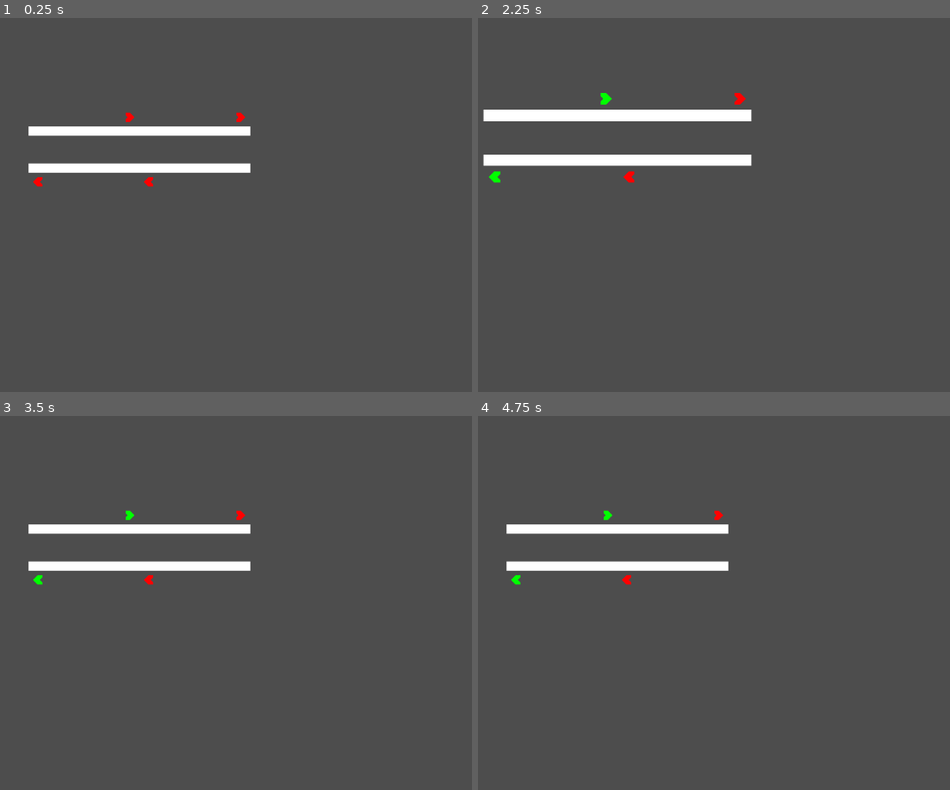
Above: before the commit, frames 1-4 (two rows, left to right).
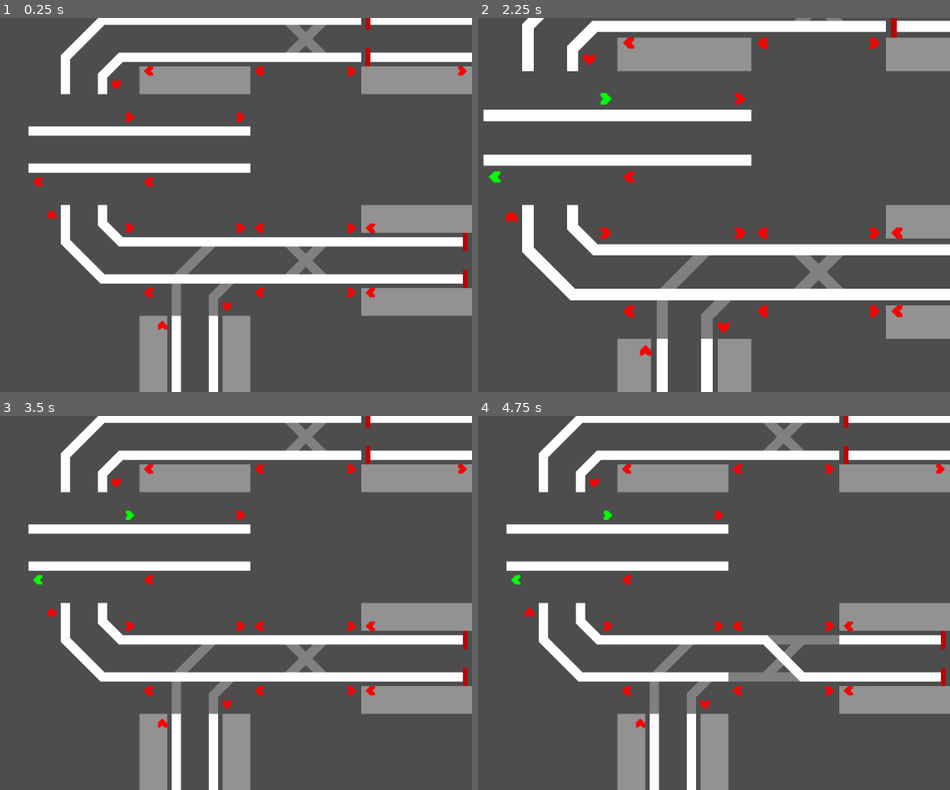
Above: after the commit, the same moments.

Repository: TurbogamesDev/signal-flow
Game: Godot game, scene res://Assets/Scenes/main.tscn
Same seed, same stepped clock (60 frames per second), same inputs: the game is played once before the commit and once after it.
Inputs (mouse positions are in pixels of both pictures, inside the frame that each line leads up to):
- Up to frame 1 (0.25 s): no input
- Up to frame 2 (2.25 s): tap Enter at 0.5, 2 s; move the mouse to (610, 118) at 0.52 s; right-click (610, 118) at 0.6 s; click (610, 118) at 0.67 s; tap Space at 1.25 s; move the mouse to (515, 182) at 1.27 s; click (515, 182) at 1.35 s; move the mouse to (718, 118) at 2.02 s; tap Mouse wheel up (zoom_in) at 2.1 s; click (718, 118) at 2.17 s
- Up to frame 3 (3.5 s): tap Space at 2.75 s; move the mouse to (151, 576) at 2.77 s; tap Mouse wheel down (zoom_out) at 2.85 s; click (151, 576) at 2.92 s
- Up to frame 4 (4.75 s): tap Enter at 3.5 s; move the mouse to (817, 659) at 3.52 s; right-click (817, 659) at 3.6 s; click (817, 659) at 3.67 s; tap Space at 4.25 s; move the mouse to (outside the picture) at 4.27 s; click (outside the picture) at 4.35 s

The runs differ from the first frame. In frame 1, 21% of the frame differs, in the area x 9-100%, y 0-100%; in frame 2, 20%; in frame 3, 21%; in frame 4, 21%.

Commit message:
Added function to get neighbouring segments of a segment

Diff:
--- a/Assets/Scripts/track_segment_grid.gd
+++ b/Assets/Scripts/track_segment_grid.gd
@@ -4,6 +4,31 @@
 var trackSegmentToDirectionMap = []
 var segmentInstances: Dictionary[Vector2i, BaseTrainTrackSegment] = {}
 
+const RELATIVE_POSITION_TO_LOCATION_OFFSET: Dictionary[Enums.RelativePosition, Vector2i] = {
+	Enums.RelativePosition.NORTH: Vector2i(0, -1),
+	Enums.RelativePosition.SOUTH: Vector2i(0, 1),
+	Enums.RelativePosition.EAST: Vector2i(1, 0),
+	Enums.RelativePosition.WEST: Vector2i(-1, 0)
+}
+const RELATIVE_POSITION_TO_SOCKET_DIRECTIONS: Dictionary[Enums.RelativePosition, Array] = {
+	Enums.RelativePosition.NORTH: [
+		Enums.TrainDirection.NORTH_FOLLOWING,
+		Enums.TrainDirection.NORTH_OPPOSING
+	],
+	Enums.RelativePosition.SOUTH: [
+		Enums.TrainDirection.SOUTH_FOLLOWING,
+		Enums.TrainDirection.SOUTH_OPPOSING
+	],
+	Enums.RelativePosition.EAST: [
+		Enums.TrainDirection.EAST_FOLLOWING,
+		Enums.TrainDirection.EAST_OPPOSING
+	],
+	Enums.RelativePosition.WEST: [
+		Enums.TrainDirection.WEST_FOLLOWING,
+		Enums.TrainDirection.WEST_OPPOSING
+	]
+}
+
 func getDirectionMapsFromPackedScene(packed_scene: PackedScene) -> Array[Dictionary]:
 	var return_value: Array[Dictionary] = []
 
@@ -24,8 +49,10 @@
 	for child in child_track_segments:
 		var child_direction_map = child.get("directionMap")
 
-		if child_direction_map:
-			return_value.append(child_direction_map)
+		if not child_direction_map:
+			continue
+
+		return_value.append(child_direction_map)
 
 	track_segment_node.free()
 
@@ -64,30 +91,6 @@
 
 	# 	for segment_id in Enums.TrackSegmentType.values():
 
-
-func getSocketDirectionsFromRelativePosition(relative_position: Enums.RelativePosition) -> Array[Enums.TrainDirection]:
-	if relative_position == Enums.RelativePosition.NORTH:
-		return [
-			Enums.TrainDirection.NORTH_FOLLOWING,
-			Enums.TrainDirection.NORTH_OPPOSING
-		]
-	elif relative_position == Enums.RelativePosition.SOUTH:
-		return [
-			Enums.TrainDirection.SOUTH_FOLLOWING,
-			Enums.TrainDirection.SOUTH_OPPOSING
-		]
-	elif relative_position == Enums.RelativePosition.EAST:
-		return [
-			Enums.TrainDirection.EAST_FOLLOWING,
-			Enums.TrainDirection.EAST_OPPOSING
-		]
-	elif relative_position == Enums.RelativePosition.WEST:
-		return [
-			Enums.TrainDirection.WEST_FOLLOWING,
-			Enums.TrainDirection.WEST_OPPOSING
-		]
-	else:
-		return []
 
 func getEntryAndExitSocketsForRelativePosition(segment_1_type: Enums.TrackSegmentType, segment_1: int, segment_2_type: Enums.TrackSegmentType, segment_2: int, relative_position_of_segment_2_to_segment_1: Enums.RelativePosition) -> Dictionary[String, Array]:
 	var direction_maps_1 = trackSegmentToDirectionMap[segment_1_type][segment_1]
@@ -98,12 +101,14 @@
 	for direction_map in direction_maps_1:
 		exit_directions_of_segment_1.append_array(direction_map.values())
 
+
 	var entry_directions_of_segment_2 = []
 
 	for direction_map in direction_maps_2:
 		entry_directions_of_segment_2.append_array(direction_map.keys())
 
-	var socket_directions = getSocketDirectionsFromRelativePosition(relative_position_of_segment_2_to_segment_1)
+
+	var socket_directions = RELATIVE_POSITION_TO_SOCKET_DIRECTIONS[relative_position_of_segment_2_to_segment_1]
 
 	var segment_1_exit_socket = []
 
@@ -111,11 +116,13 @@
 		if direction in exit_directions_of_segment_1:
 			segment_1_exit_socket.append(direction)
 
+
 	var segment_2_entry_socket = []
 
 	for direction in socket_directions:
 		if direction in entry_directions_of_segment_2:
 			segment_2_entry_socket.append(direction)
+
 
 	return {
 		"segment_1_exit_socket": segment_1_exit_socket,
@@ -137,28 +144,39 @@
 	}
 
 
-func registerSegment(location: Vector2i, segment: BaseTrainTrackSegment):
+func registerSegment(location: Vector2i, segment: BaseTrainTrackSegment) -> void:
 	segmentInstances[location] = segment
 
 	onSegmentRegistration(location, segment)
 
 func onSegmentRegistration(location: Vector2i, segment: BaseTrainTrackSegment):
-	if location == Vector2i(0, -1):
-		makeSegment2TheExitSegmentOfSegment1(
-			segmentInstances[Vector2i(-1, -1)],
-			segmentInstances[Vector2i(0, -1)],
-			Enums.RelativePosition.EAST
-		)
+	print(getSegmentsNeighbouringSegmentLocation(location))
 
 	print("Placed Segment %s at position %s" % [segment.name, location])
 
 
+func getSegmentsNeighbouringSegmentLocation(location: Vector2i) -> Dictionary[Enums.RelativePosition, BaseTrainTrackSegment]:
+	var return_value: Dictionary[Enums.RelativePosition, BaseTrainTrackSegment] = {}
+
+	for relative_position in Enums.RelativePosition.values():
+		var location_offset = RELATIVE_POSITION_TO_LOCATION_OFFSET[relative_position]
+
+		var new_location = location + location_offset
+
+		var segment = segmentInstances.get(new_location)
+
+		return_value[relative_position] = segment
+
+	return return_value
+
 func makeSegment2TheExitSegmentOfSegment1(segment_1_scene: BaseTrainTrackSegment, segment_2_scene: BaseTrainTrackSegment, relative_position: Enums.RelativePosition):
-	var socket_directions = getSocketDirectionsFromRelativePosition(relative_position)
+	var socket_directions = RELATIVE_POSITION_TO_SOCKET_DIRECTIONS[relative_position]
 
 	for socket_direction in socket_directions:
-		if socket_direction in segment_1_scene.exitDirectionToNextTrainTrackSegmentMap:
-			segment_1_scene.exitDirectionToNextTrainTrackSegmentMap[socket_direction] = segment_2_scene
+		if not (socket_direction in segment_1_scene.exitDirectionToNextTrainTrackSegmentMap):
+			continue
+
+		segment_1_scene.exitDirectionToNextTrainTrackSegmentMap[socket_direction] = segment_2_scene
 
 # func checkIfTwoSegmentsAreConnected(segment_1_type: Enums.TrackSegmentType, segment_1: int, segment_2_type: Enums.TrackSegmentType, segment_2: int, relative_position_of_segment_2_to_segment_1: Enums.RelativePosition) -> bool:
 # 	var sockets_dict = getEntryAndExitSocketsForRelativePosition(segment_1_type, segment_1, segment_2_type, segment_2, relative_position_of_segment_2_to_segment_1)
Not shown: 1 places in Assets/Scenes/main.tscn that only renumber resources
